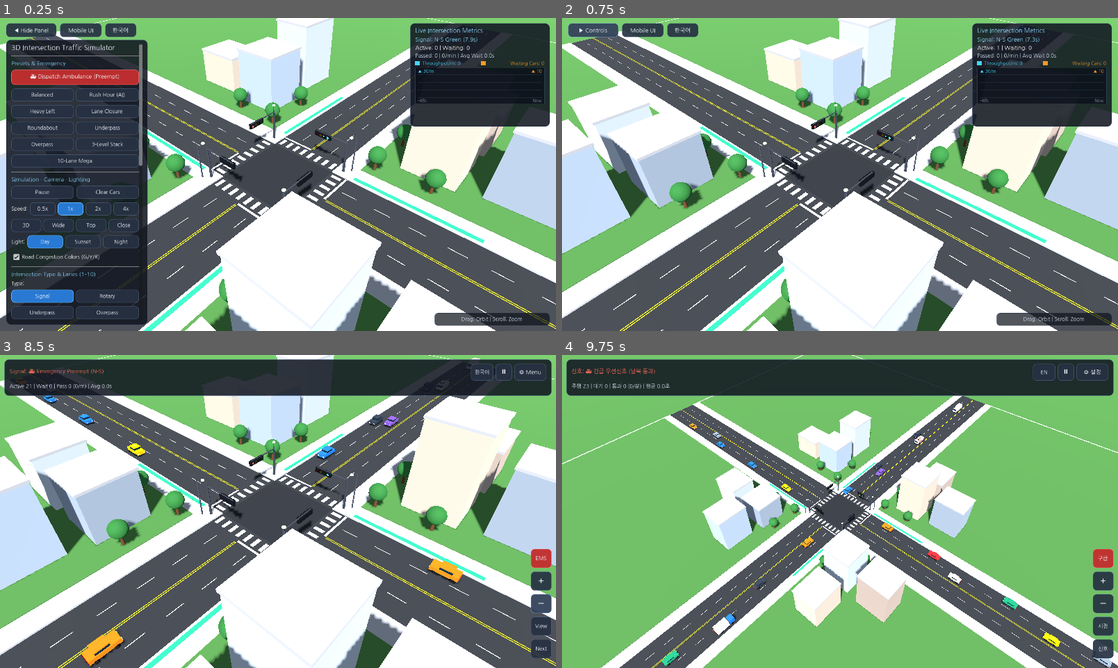
Above: before the commit, frames 1-4 (two rows, left to right).
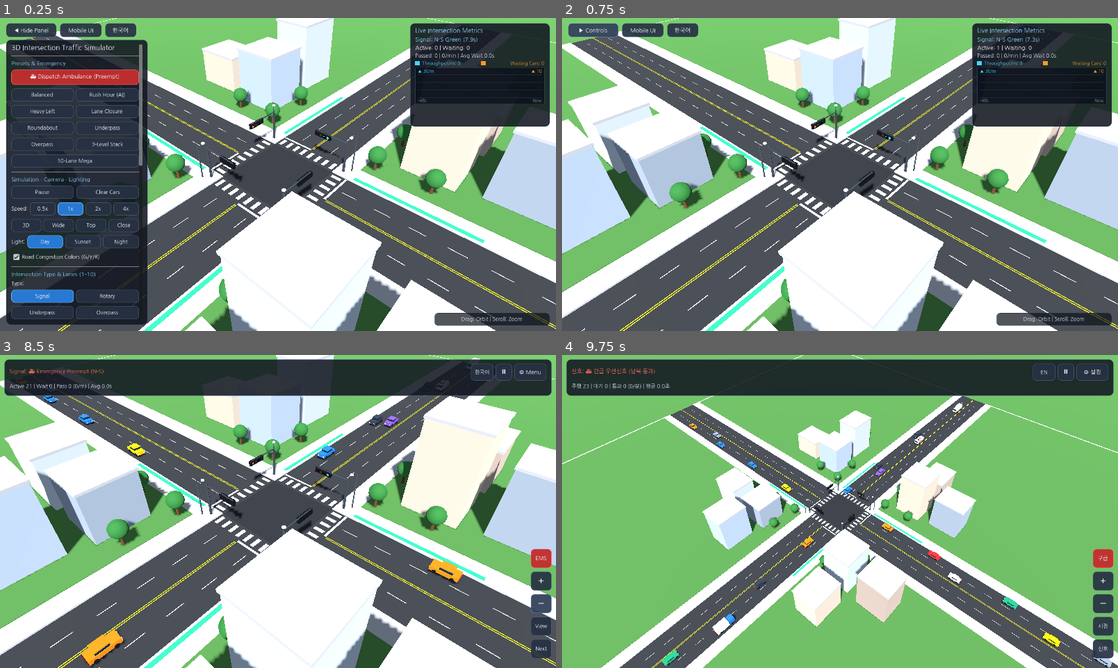
Above: after the commit, the same moments.

Repository: knoxxr/intersection-simulator-3d
Game: Godot game, scene res://scenes/Intersection.tscn
The game is run twice, just before and just after one commit, with the same random seed, the same clock (stepped at 60 frames per second) and the same inputs.
Inputs:
- Up to frame 1 (0.25 s): no input
- Up to frame 2 (0.75 s): click "◀ Hide Panel" at 0.5 s
- Up to frame 3 (8.5 s): click "Mobile UI" at 1.25 s; click "Next" at 2 s; click "Next" at 2.75 s; click "한국어" at 3.5 s; click "EN" at 4.25 s; click "⏸" at 5 s; click "▶" at 5.75 s; click "EMS" at 6.5 s; click "+" at 7.25 s; click "−" at 8 s
- Up to frame 4 (9.75 s): click "View" at 8.75 s; click "한국어" at 9.5 s

The runs differ from the first frame. In frame 1, less than 0.1% of the frame differs, in the area x 46-59%, y 33-38%; in frame 2, less than 0.1%; in frame 3, less than 0.1%, in the area x 3-82%, y 8-99%; in frame 4, less than 0.1%.

Commit message:
Fix left-turn arrow geometry (exact solid <- arrowhead + local-scale fix in MeshBatch) so all 4 traffic lights point strictly left (sim_v18)

Diff:
--- a/scripts/MeshBatch.gd
+++ b/scripts/MeshBatch.gd
@@ -62,17 +62,17 @@
 
 func add_box(pos: Vector3, sz: Vector3, mat: Material, rot_deg: Vector3 = Vector3.ZERO) -> void:
 	_ensure_units()
-	var b := Basis.from_euler(rot_deg * (PI / 180.0)).scaled(sz)
+	var b := Basis.from_euler(rot_deg * (PI / 180.0)) * Basis.from_scale(sz)
 	_get_mesh_st(mat).append_from(_unit_box, 0, Transform3D(b, pos))
 
 func add_plane_xz(pos: Vector3, sz_xz: Vector2, mat: Material, rot_y_rad: float = 0.0) -> void:
 	_ensure_units()
-	var b := Basis(Vector3.UP, rot_y_rad).scaled(Vector3(sz_xz.x, 1.0, sz_xz.y))
+	var b := Basis(Vector3.UP, rot_y_rad) * Basis.from_scale(Vector3(sz_xz.x, 1.0, sz_xz.y))
 	_get_mesh_st(mat).append_from(_unit_plane, 0, Transform3D(b, pos))
 
 func add_cylinder(pos: Vector3, radius: float, height: float, mat: Material, rot_deg: Vector3 = Vector3.ZERO, smooth: bool = false) -> void:
 	_ensure_units()
-	var b := Basis.from_euler(rot_deg * (PI / 180.0)).scaled(Vector3(radius * 2.0, height, radius * 2.0))
+	var b := Basis.from_euler(rot_deg * (PI / 180.0)) * Basis.from_scale(Vector3(radius * 2.0, height, radius * 2.0))
 	var src := _unit_cyl_smooth if smooth else _unit_cyl
 	_get_mesh_st(mat).append_from(src, 0, Transform3D(b, pos))
 
--- a/scripts/TrafficLight.gd
+++ b/scripts/TrafficLight.gd
@@ -40,17 +40,62 @@
 	_shared_arrow_front = _bake_arrow_mesh(1.0)
 
 static func _bake_arrow_mesh(dir_x: float) -> ArrayMesh:
-	# Builds a crisp 3D left-turn arrow pointing toward dir_x (+X on front -Z face = driver's left)
-	var batch := MeshBatch.new()
-	var dummy_mat := StandardMaterial3D.new()
-	# Horizontal shaft
-	batch.add_box(Vector3(-dir_x * 0.03, 0.0, 0.0), Vector3(0.32, 0.095, 0.055), dummy_mat)
-	# Upper & lower diagonal arrowhead wings
-	var tip_x := dir_x * 0.17
-	var wing_x := tip_x - dir_x * 0.085
-	batch.add_box(Vector3(wing_x, 0.085, 0.0), Vector3(0.24, 0.088, 0.055), dummy_mat, Vector3(0.0, 0.0, -dir_x * 44.0))
-	batch.add_box(Vector3(wing_x, -0.085, 0.0), Vector3(0.24, 0.088, 0.055), dummy_mat, Vector3(0.0, 0.0, dir_x * 44.0))
-	return batch.commit_multi_surface()
+	# Builds a razor-sharp 3D left-turn arrow (←) on the -Z front face pointing toward dir_x (+X = driver's left)
+	var st := SurfaceTool.new()
+	st.begin(Mesh.PRIMITIVE_TRIANGLES)
+	var zf := -0.025 # front face toward approaching driver (-Z)
+	var zb := 0.025  # back face into housing (+Z)
+
+	# Helper to add front-facing (-Z) triangle with exact Godot CW winding: (v1-v0).cross(v2-v0).z >= 0 for -Z normal
+	var add_tri := func(p0: Vector3, p1: Vector3, p2: Vector3, n_dir: Vector3) -> void:
+		var n := n_dir.normalized()
+		st.set_normal(n)
+		st.set_uv(Vector2.ZERO)
+		if (p1 - p0).cross(p2 - p0).dot(n) <= 0.0:
+			st.add_vertex(p0)
+			st.add_vertex(p1)
+			st.add_vertex(p2)
+		else:
+			st.add_vertex(p0)
+			st.add_vertex(p2)
+			st.add_vertex(p1)
+
+	var add_quad := func(p0: Vector3, p1: Vector3, p2: Vector3, p3: Vector3, n_dir: Vector3) -> void:
+		add_tri.call(p0, p1, p2, n_dir)
+		add_tri.call(p0, p2, p3, n_dir)
+
+	# 1. Arrowhead triangle: tip at (dir_x * 0.21, 0), base at (dir_x * 0.01, ±0.165)
+	var tip_f := Vector3(dir_x * 0.21, 0.0, zf)
+	var top_f := Vector3(dir_x * 0.01, 0.165, zf)
+	var bot_f := Vector3(dir_x * 0.01, -0.165, zf)
+	var tip_b := Vector3(dir_x * 0.21, 0.0, zb)
+	var top_b := Vector3(dir_x * 0.01, 0.165, zb)
+	var bot_b := Vector3(dir_x * 0.01, -0.165, zb)
+
+	add_tri.call(tip_f, top_f, bot_f, Vector3(0, 0, -1))
+	add_quad.call(tip_f, top_f, top_b, tip_b, Vector3(dir_x * 0.165, 0.20, 0.0))
+	add_quad.call(bot_f, tip_f, tip_b, bot_b, Vector3(dir_x * 0.165, -0.20, 0.0))
+	add_quad.call(top_f, bot_f, bot_b, top_b, Vector3(-dir_x, 0.0, 0.0))
+
+	# 2. Horizontal shaft rectangle: x from (dir_x * 0.02) back to (-dir_x * 0.19), y in [-0.048, +0.048]
+	var sx0 := dir_x * 0.02
+	var sx1 := -dir_x * 0.19
+	var sy := 0.048
+	var s0f := Vector3(sx0, sy, zf)
+	var s1f := Vector3(sx1, sy, zf)
+	var s2f := Vector3(sx1, -sy, zf)
+	var s3f := Vector3(sx0, -sy, zf)
+	var s0b := Vector3(sx0, sy, zb)
+	var s1b := Vector3(sx1, sy, zb)
+	var s2b := Vector3(sx1, -sy, zb)
+	var s3b := Vector3(sx0, -sy, zb)
+
+	add_quad.call(s0f, s1f, s2f, s3f, Vector3(0, 0, -1))
+	add_quad.call(s0f, s1f, s1b, s0b, Vector3(0, 1, 0))
+	add_quad.call(s2f, s3f, s3b, s2b, Vector3(0, -1, 0))
+	add_quad.call(s1f, s2f, s2b, s1b, Vector3(-dir_x, 0, 0))
+
+	return st.commit()
 
 func _ready() -> void:
 	if not _pole_built:
Renamed: web_build/sim_v17.png -> web_build/sim_v18.png
Not shown, removed: web_build/sim_v17.pck
Not shown, added: web_build/sim_v18.audio.worklet.js
Not shown, added: web_build/sim_v18.js
Not shown, added: web_build/sim_v18.pck
Not shown, added: web_build/sim_v18.wasm
